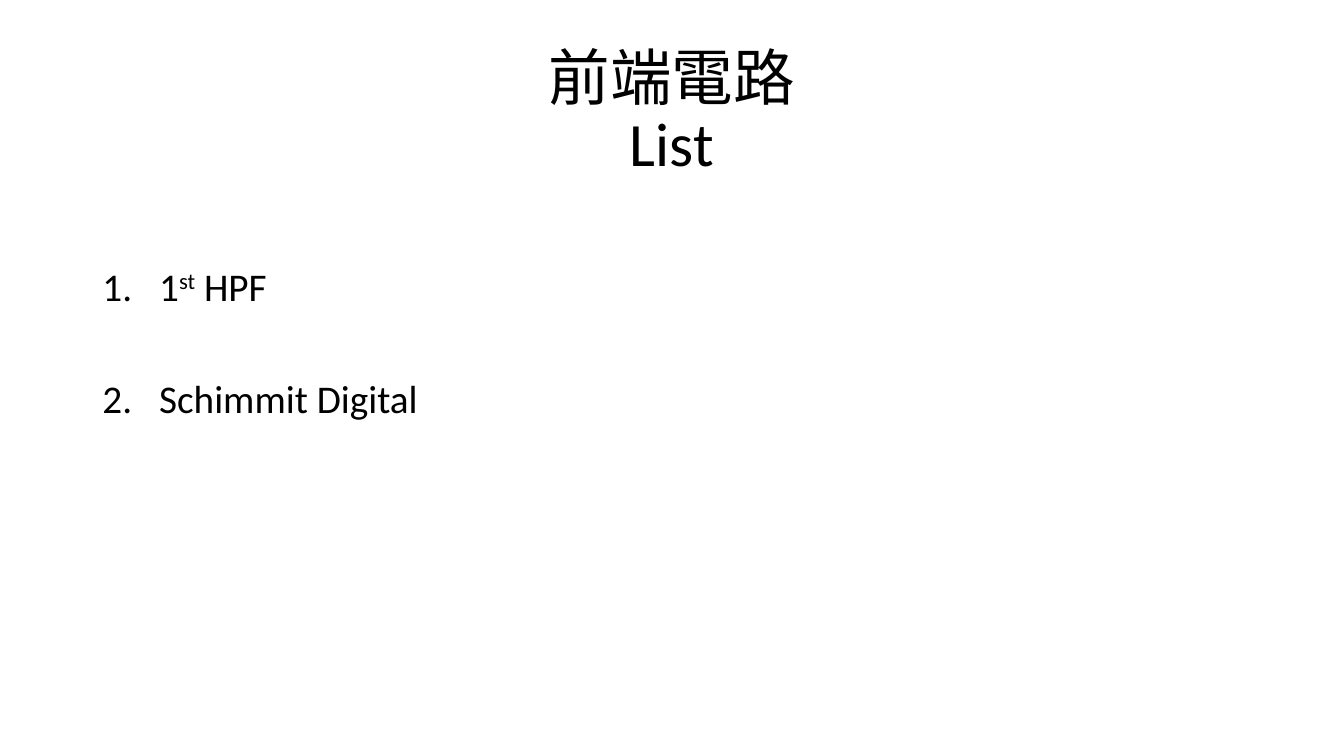
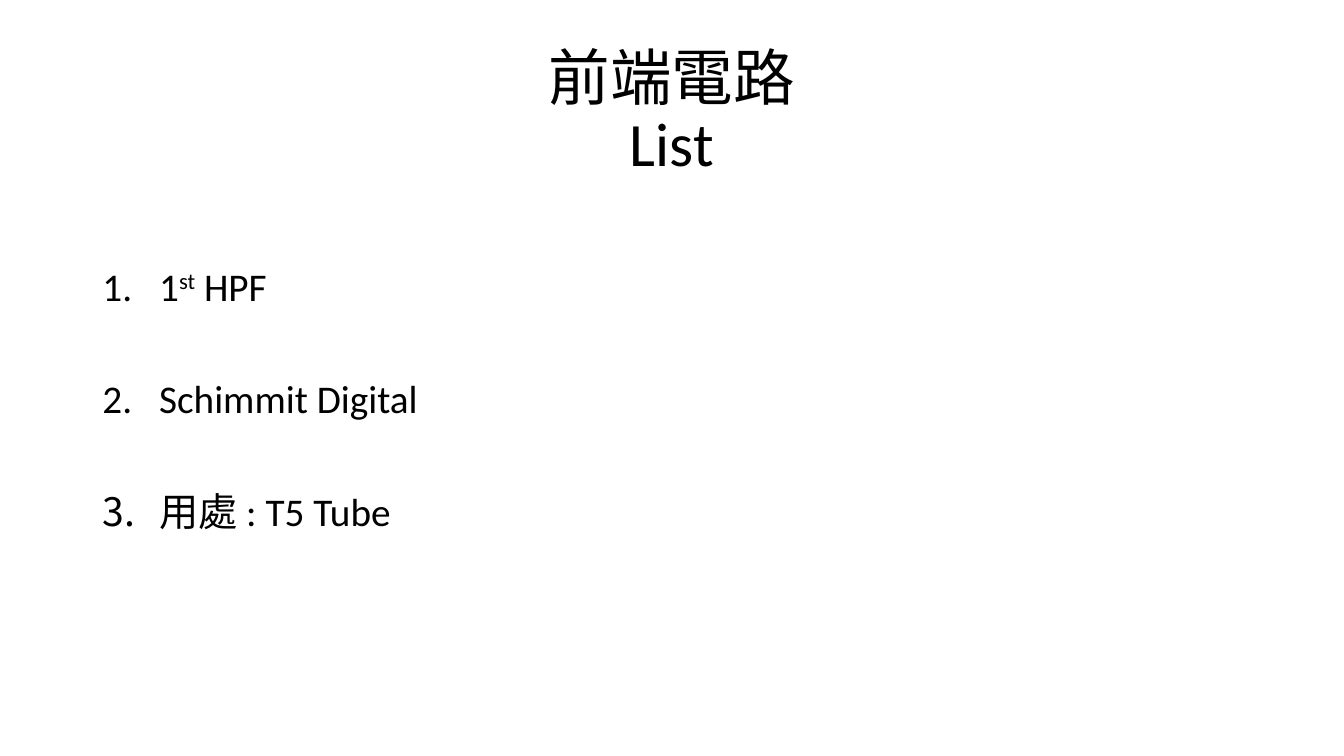
Before and after one commit to a0910281835/Summrary_PDF, a slide deck: slide 33 of Project_Summary_pdf/Project_Summary.pptx. Drawn at 1344x756 pixels with LibreOffice and Linux fonts; fonts in the diff are those of the drawing. Boxes give left, top, right and bottom in pixels: in the first picture for what was removed or moved away, otherwise in the second. Text is boxed around its words. In the diff, an @@ line names an element or a change of style, - is before the commit and + after.

```diff
--- a/Project_Summary_pdf/Project_Summary.pptx
+++ b/Project_Summary_pdf/Project_Summary.pptx
@@ text at bbox=[159, 493, 390, 529]: paragraph added @@
+3. 用處 : T5 Tube
```
Also in this commit, not shown: 3 other slides changed, 3 slides added, 3 slides removed.
